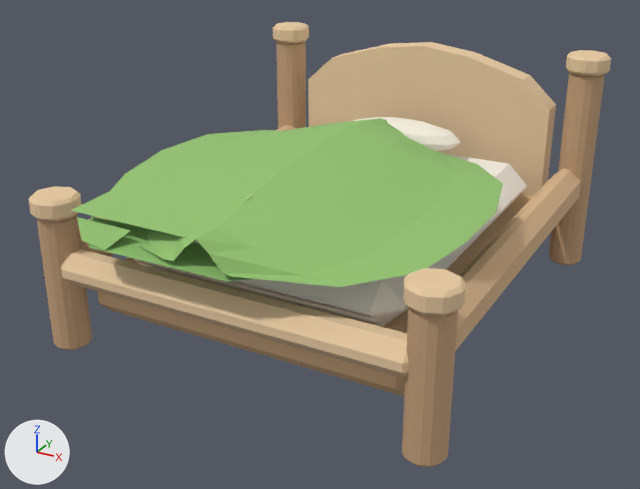
The Blender file assets/leaf_bed_final_clean_v1/source.blend: old version first, new version second.
The view is the same before and after, from a 50 mm lens placed at (1.44, -2.83, 1.6), pointed at (-0.01, -0.2, 0.29). The axes (+X, +Y, +Z) are drawn at lower left. The lights are the same throughout. The first picture is the older version.

The first picture shows 'back_right_short_post', 'clean_warm_cream_mattress', 'compact_rounded_wood_base', 'front_left_short_post', 'front_right_short_post', 'leaf_color_patch_front_left_white_speck', 'lower_rounded_honey_headboard', 'right_rounded_rail', 'rounded_leaf_front_blanket_lip', 'simple_rounded_cream_pillow', 'single_soft_puffy_leaf_blanket', 'soft_front_rail', 'subtle_leaf_droplet_front_left_cover' and 7 more.
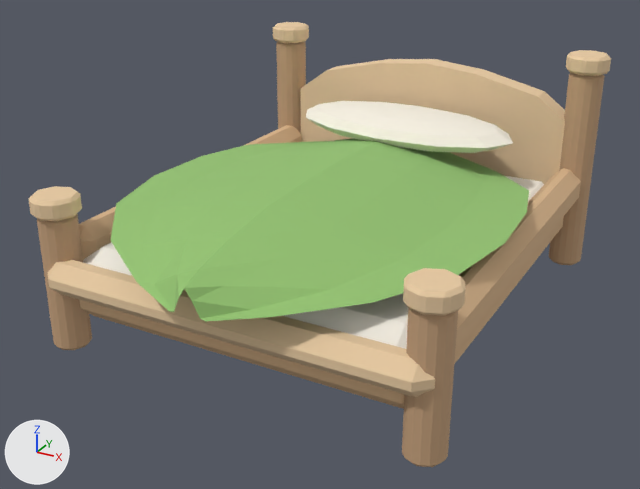
Pixel boxes [x1, y1, x2, y2] of what changed, in the pictures (640 x 489 px):
'single_soft_puffy_leaf_blanket', moved, turned, rescaled: before [108, 118, 503, 287]; after [110, 138, 529, 322]
'lower_rounded_honey_headboard', moved, rescaled: before [308, 42, 556, 197]; after [301, 59, 565, 184]
'soft_front_rail', moved, rescaled (11% wider, 6% taller): before [61, 249, 409, 378]; after [47, 260, 435, 397]
'compact_rounded_wood_base', moved, rescaled (mostly hidden): before [97, 195, 532, 396]; after [79, 217, 564, 409]
'clean_warm_cream_mattress', moved, rescaled: before [144, 154, 527, 327]; after [83, 175, 544, 349]
'simple_rounded_cream_pillow', moved, turned, rescaled: before [354, 117, 460, 151]; after [306, 101, 513, 153]
'leaf_color_patch_front_left_white_speck', deleted (green): before [70, 191, 204, 238]
'rounded_leaf_front_blanket_lip', deleted (green): before [89, 216, 251, 281]
'subtle_leaf_droplet_front_left_cover', deleted (green): before [77, 217, 131, 250]
'left_rounded_rail', unchanged, uncovered by the edit: before [79, 125, 296, 257]; after [79, 125, 302, 260]

What the commit changed:
Object 'compact_rounded_wood_base' (ob_compact_rounded_wood_base) moves from (0.0, 0.0, 0.0) to (0.019, -0.075, 0.011).
Object 'compact_rounded_wood_base' (ob_compact_rounded_wood_base) is rescaled from (1.0, 1.0, 1.0) to (1.06, 1.0, 1.0).
Object 'soft_front_rail' (ob_soft_front_rail) moves from (0.0, 0.0, 0.0) to (0.011, -0.04, -0.025).
Object 'soft_front_rail' (ob_soft_front_rail) is rescaled from (1.0, 1.0, 1.0) to (1.06, 1.0, 1.0).
Object 'clean_warm_cream_mattress' (ob_clean_warm_cream_mattress) moves from (0.0, 0.0, 0.0) to (0.019, -0.037, -0.023).
Object 'clean_warm_cream_mattress' (ob_clean_warm_cream_mattress) is rescaled from (1.0, 1.0, 1.0) to (1.25, 1.12, 0.905).
Object 'simple_rounded_cream_pillow' (ob_simple_rounded_cream_pillow) moves from (0.0, 0.0, 0.0) to (0.084, 1.48, 0.004).
Object 'simple_rounded_cream_pillow' (ob_simple_rounded_cream_pillow) turns from (0, 0, 0) to (0, 0, -183) degrees about x, y and z.
Object 'simple_rounded_cream_pillow' (ob_simple_rounded_cream_pillow) is rescaled from (1.0, 1.0, 1.0) to (1.82, 2.06, 1.09).
Object 'lower_rounded_honey_headboard' (ob_lower_rounded_honey_headboard) moves from (0.0, 0.0, 0.0) to (0.015, 0.011, 0.024).
Object 'lower_rounded_honey_headboard' (ob_lower_rounded_honey_headboard) is rescaled from (1.0, 1.0, 1.0) to (1.11, 1.0, 0.886).
Object 'single_soft_puffy_leaf_blanket' (ob_single_soft_puffy_leaf_blanket) moves from (0.0, 0.0, 0.0) to (0.02, -0.596, -0.111).
Object 'single_soft_puffy_leaf_blanket' (ob_single_soft_puffy_leaf_blanket) turns from (0, 0, 0) to (-3.5, 0.1, 181) degrees about x, y and z.
Object 'single_soft_puffy_leaf_blanket' (ob_single_soft_puffy_leaf_blanket) is rescaled from (1.0, 1.0, 1.0) to (1.04, 1.27, 1.0).
Object 'rounded_leaf_front_blanket_lip' (ob_rounded_leaf_front_blanket_lip) is deleted.
Object 'leaf_color_patch_front_left_white_speck' (ob_leaf_color_patch_front_left_white_speck) is deleted.
Object 'subtle_leaf_droplet_front_left_cover' (ob_subtle_leaf_droplet_front_left_cover) is deleted.
